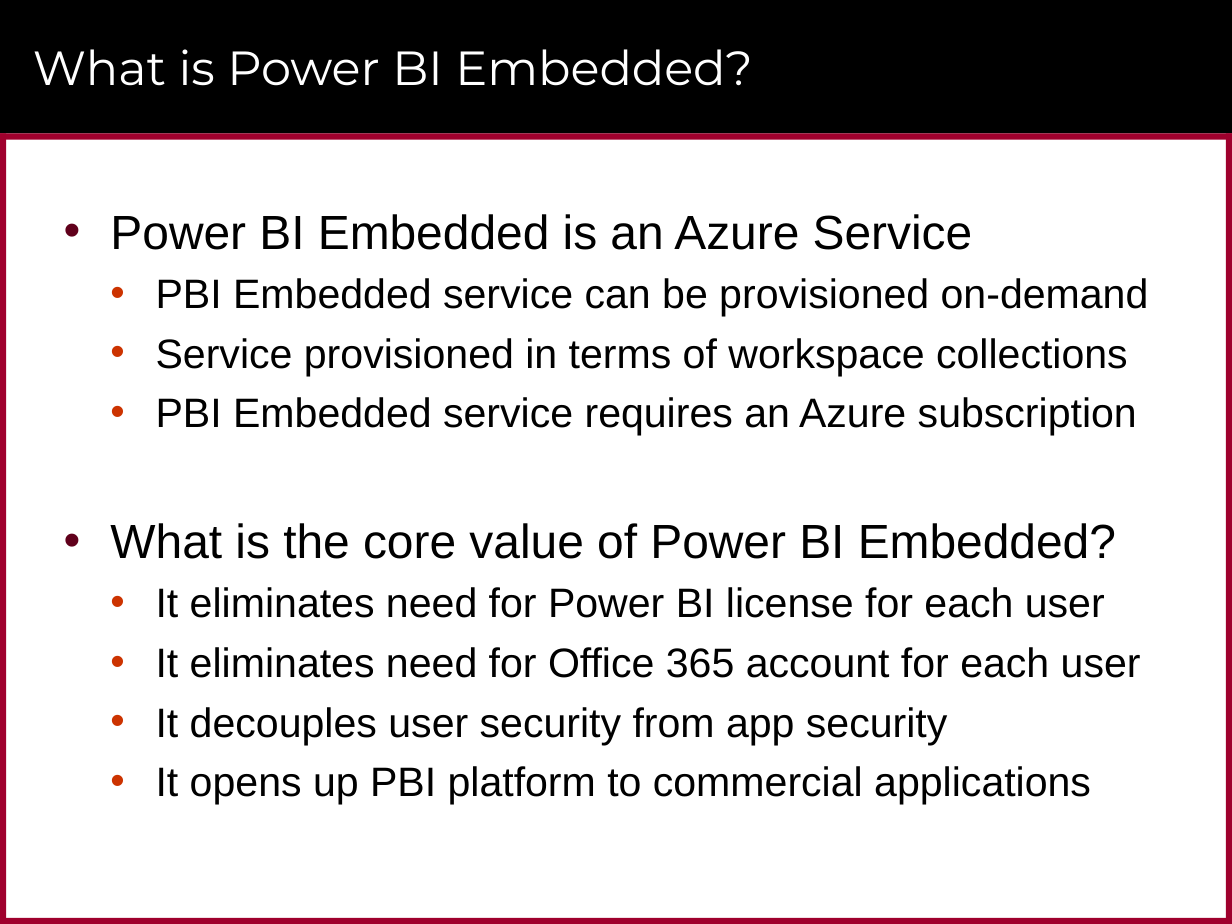
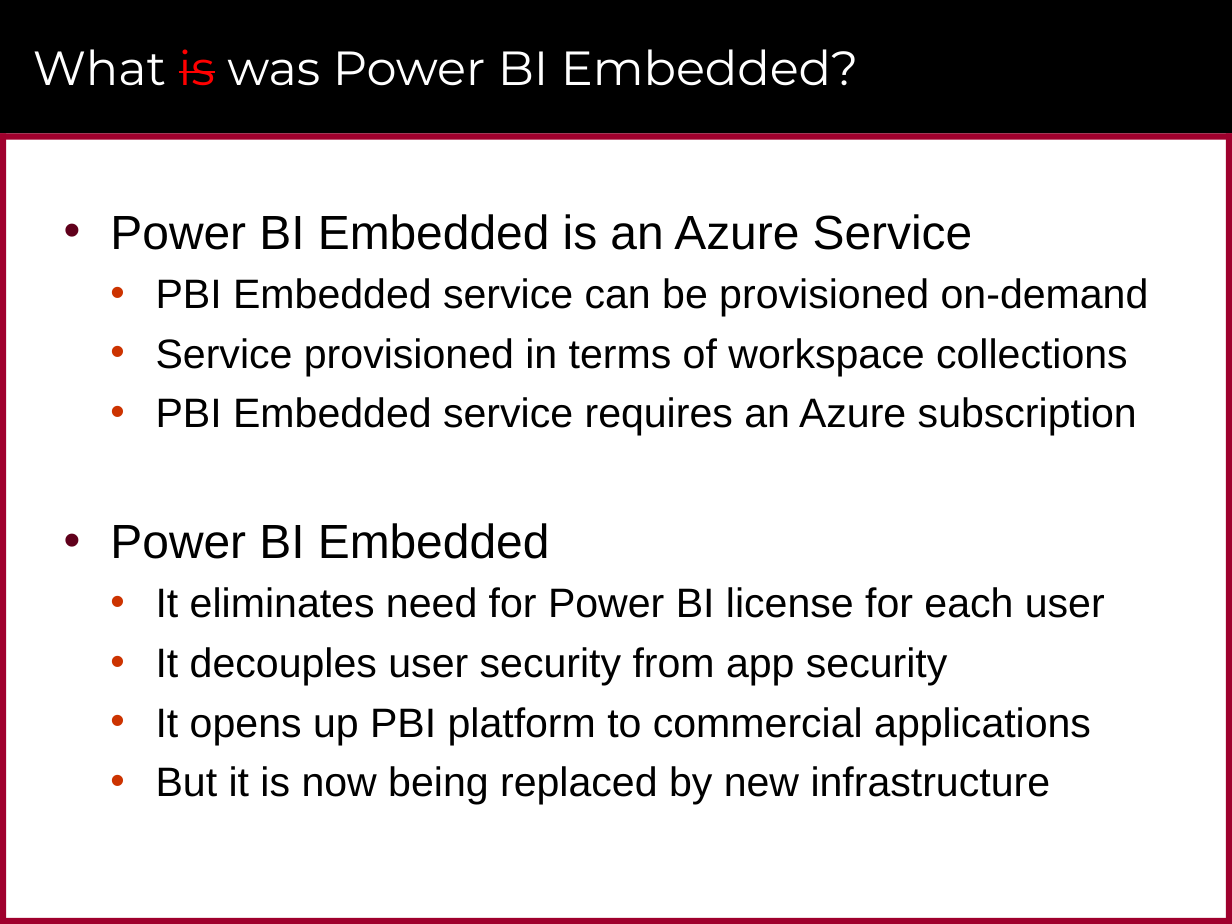
Before and after one commit to CriticalPathTraining/DevInADay, a slide deck: slide 22 of Modules/01_Intro/slides.pptx (slide 33 before the commit). Drawn at 1232x924 pixels with LibreOffice and Linux fonts; fonts in the diff are those of the drawing; background and template pictures are left out. Boxes give left, top, right and bottom in pixels: in the first picture for what was removed or moved away, otherwise in the second. Text is boxed around its words. In the diff, an @@ line names an element or a change of style, - is before the commit and + after.

```diff
--- a/Modules/01_Intro/slides.pptx
+++ b/Modules/01_Intro/slides.pptx
@@ title at [33,49,858,86]: text changed @@
-What is Power BI Embedded?
+What is was Power BI Embedded?
@@ text at [110,523,550,559]: text changed @@
-• What is the core value of Power BI Embedded?
+• Power BI Embedded
@@ text at [156,647,1141,678]: paragraph removed @@
-  • It eliminates need for Office 365 account for each user
@@ text at [156,766,1051,804]: paragraph added @@
+  • But it is now being replaced by new infrastructure
```
Also in this commit, not shown: 12 other slides changed, 2 slides added, 14 slides removed, 12 other files.
